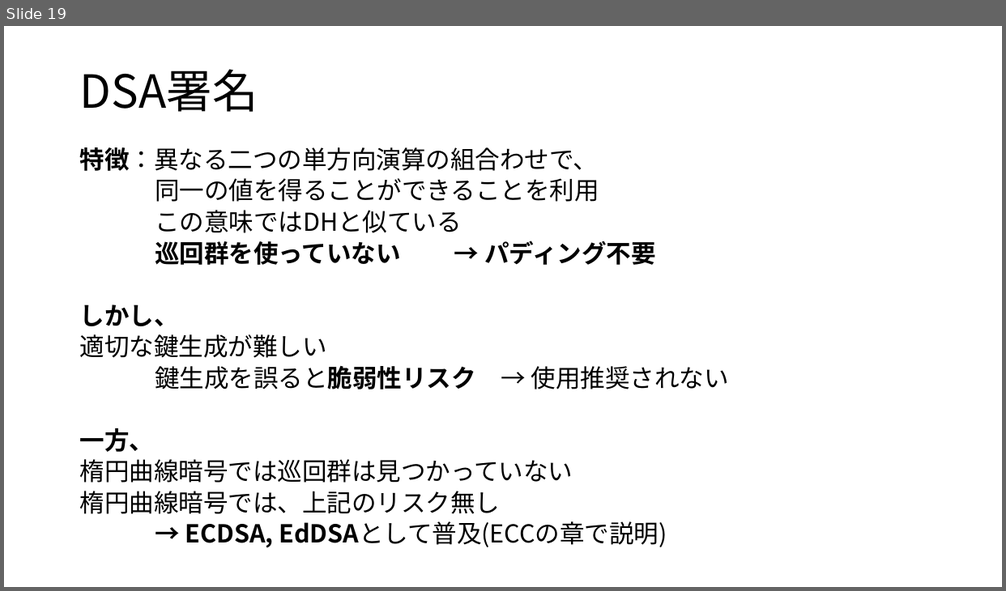
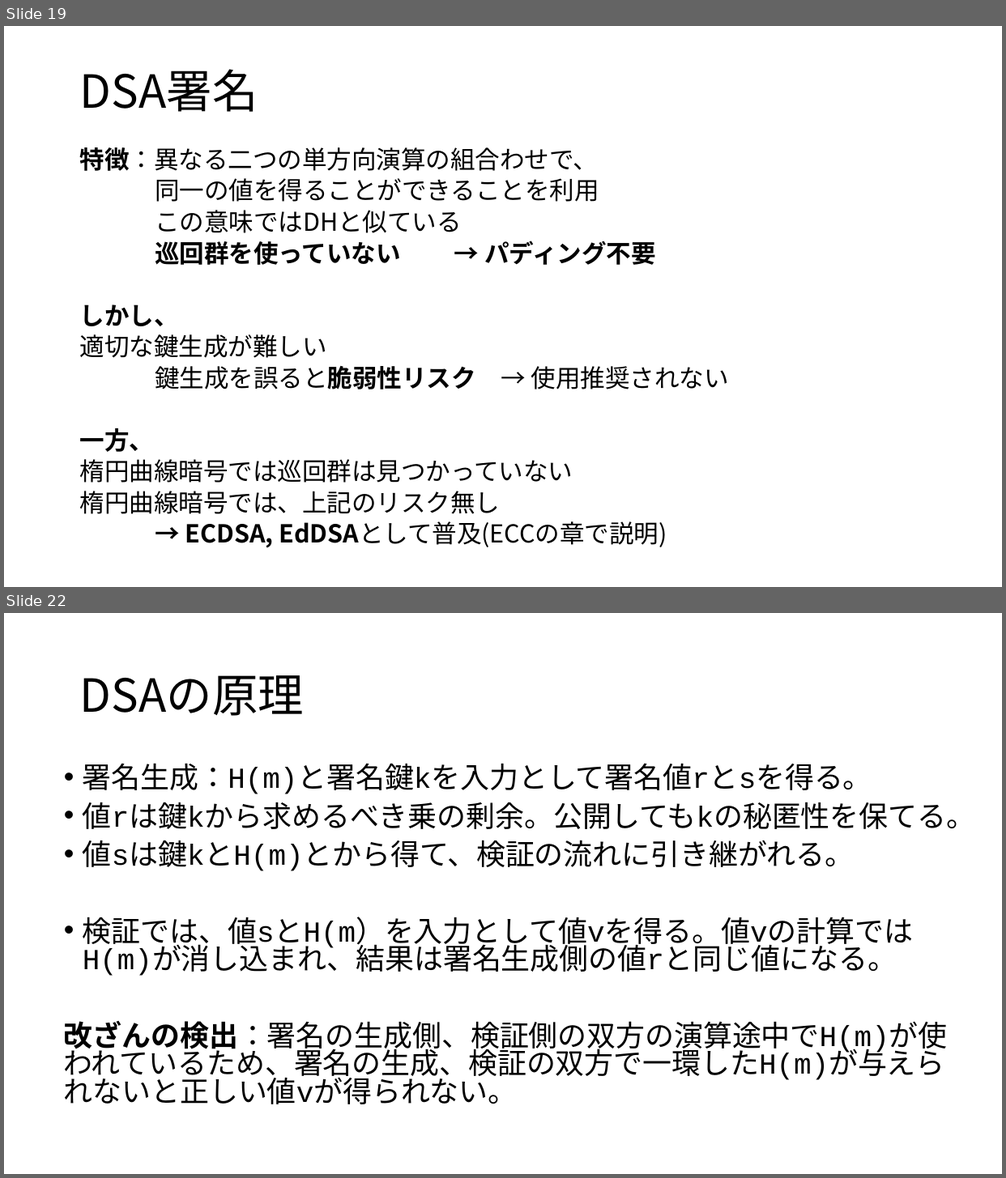
Before and after one commit to kojo1/TLSbook-en, a slide deck: Part1.Technology/Chapter3.Algorithm/Algorithm-fig-jp.pptx. Shown one above the other, each under a label of ours: slide 19 before the commit, slides 19 and 22 after it; the slides between them are not shown. The pictures are 1006x591 and 1006x1178 pixels, drawn with LibreOffice and Linux fonts; fonts in the diff are those of the drawing. Boxes give left, top, right and bottom in pixels: in the first picture for what was removed or moved away, otherwise in the second. Text is boxed around its words. In the diff, an @@ line names an element or a change of style, - is before the commit and + after.

```diff
--- a/Part1.Technology/Chapter3.Algorithm/Algorithm-fig-jp.pptx
+++ b/Part1.Technology/Chapter3.Algorithm/Algorithm-fig-jp.pptx
@@ slide 22 added at (4, 613, 1002, 1174), background #FFFFFF @@
@@ title added at (80, 675, 304, 716), 44 pt, text #000000 @@
+DSAの原理
@@ text added at (64, 763, 975, 1105), 28 pt, text #000000 @@
+• 署名生成：H(m)と署名鍵kを入力として署名値rとsを得る。
+• 値rは鍵kから求めるべき乗の剰余。公開してもkの秘匿性を保てる。
+• 値sは鍵kとH(m)とから得て、検証の流れに引き継がれる。
+• 検証では、値sとH(m）を入力として値vを得る。値vの計算ではH(m)が消し込まれ、結果は署名生成側の値rと同じ値になる。
+改ざんの検出：署名の生成側、検証側の双方の演算途中でH(m)が使われているため、署名の生成、検証の双方で一環したH(m)が与えられないと正しい値vが得られない。
```
Also in this commit, not shown: 4 slides changed, 1 other slide added, 6 other files.
